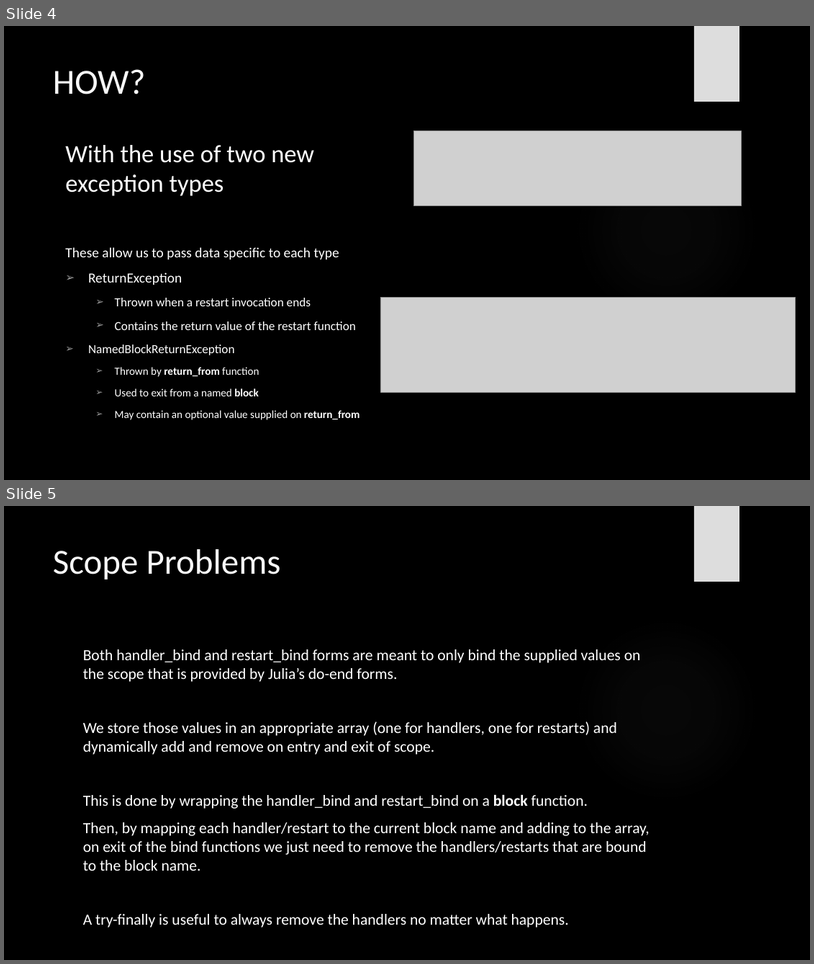
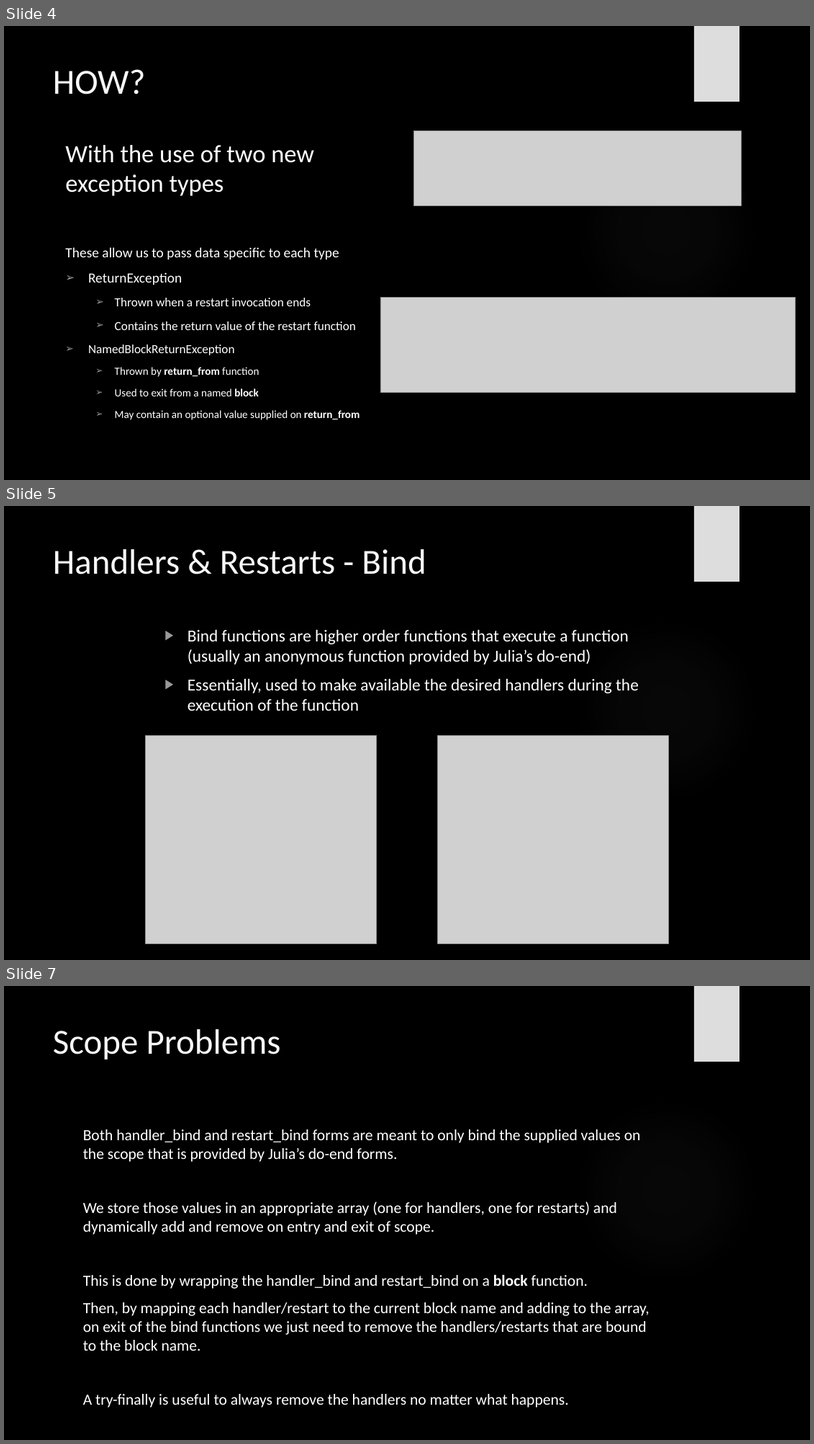
Before and after one commit to davidfrickert/PAva-19-20, a slide deck: PAva_Presentation.pptx. Shown one above the other, each under a label of ours: slides 4 and 5 before the commit, slides 4, 5 and 7 after it; the slides between them are not shown. The pictures are 814x964 and 814x1444 pixels, drawn with LibreOffice and Linux fonts; fonts in the diff are those of the drawing; grey boxes stand for pictures; background and template pictures are left out. Boxes give left, top, right and bottom in pixels: in the first picture for what was removed or moved away, otherwise in the second. Text is boxed around its words. In the diff, an @@ line names an element or a change of style, - is before the commit and + after.

Commit message:
Added slide

```diff
--- a/PAva_Presentation.pptx
+++ b/PAva_Presentation.pptx
@@ slide 5 added at <box>4,506,810,960</box>, background picture (left out); not listed: 2 template elements that a slide beside it also shows @@
@@ title added at <box>53,549,426,574</box>, 42 pt, text #F8F8F8 @@
+Handlers & Restarts - Bind
@@ text added at <box>188,629,639,710</box>, 20 pt, text #FFFFFF @@
+▶ Bind functions are higher order functions that execute a function (usually an anonymous function provided by Julia’s do-end)
+▶ Essentially, used to make available the desired handlers during the execution of the function
@@ picture added at <box>145,735,377,943</box> @@
@@ picture added at <box>437,735,669,943</box> @@
@@ what was slide 5 is now slide 7 @@
```
Also in this commit, not shown: 1 other slide added.
